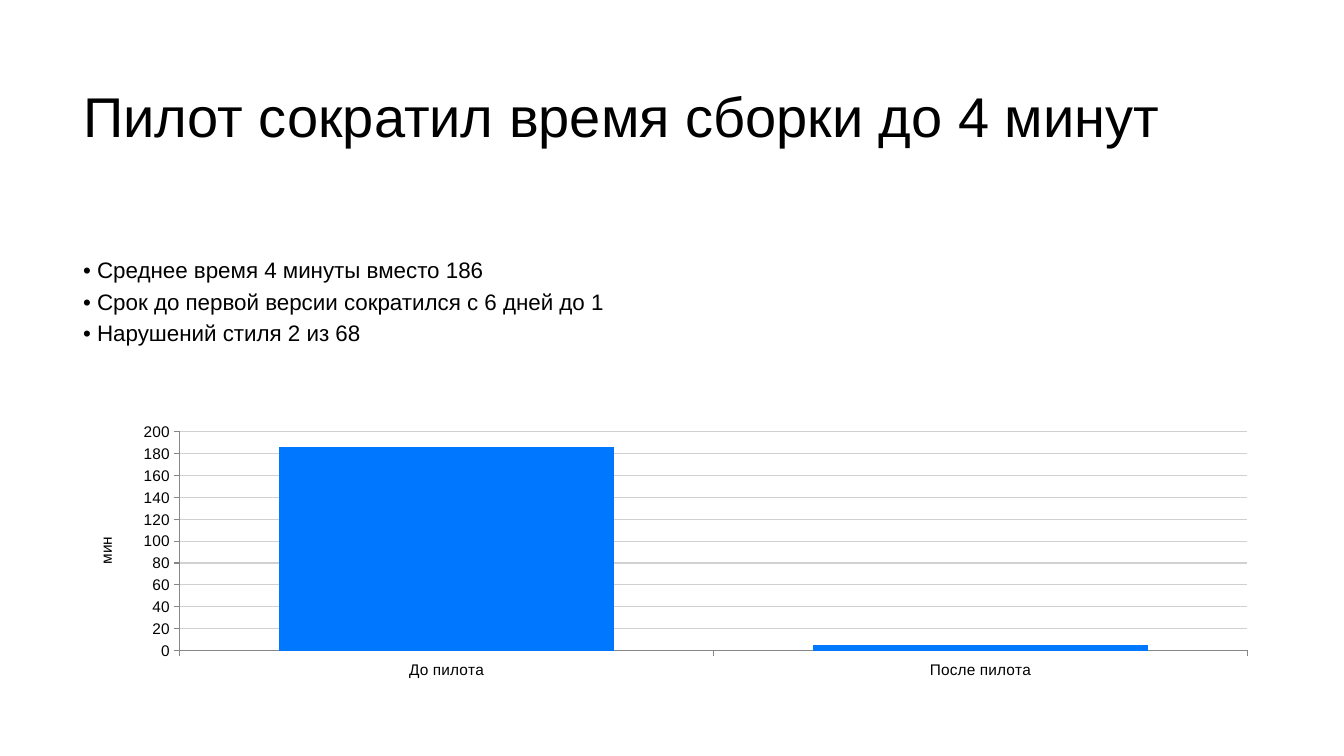
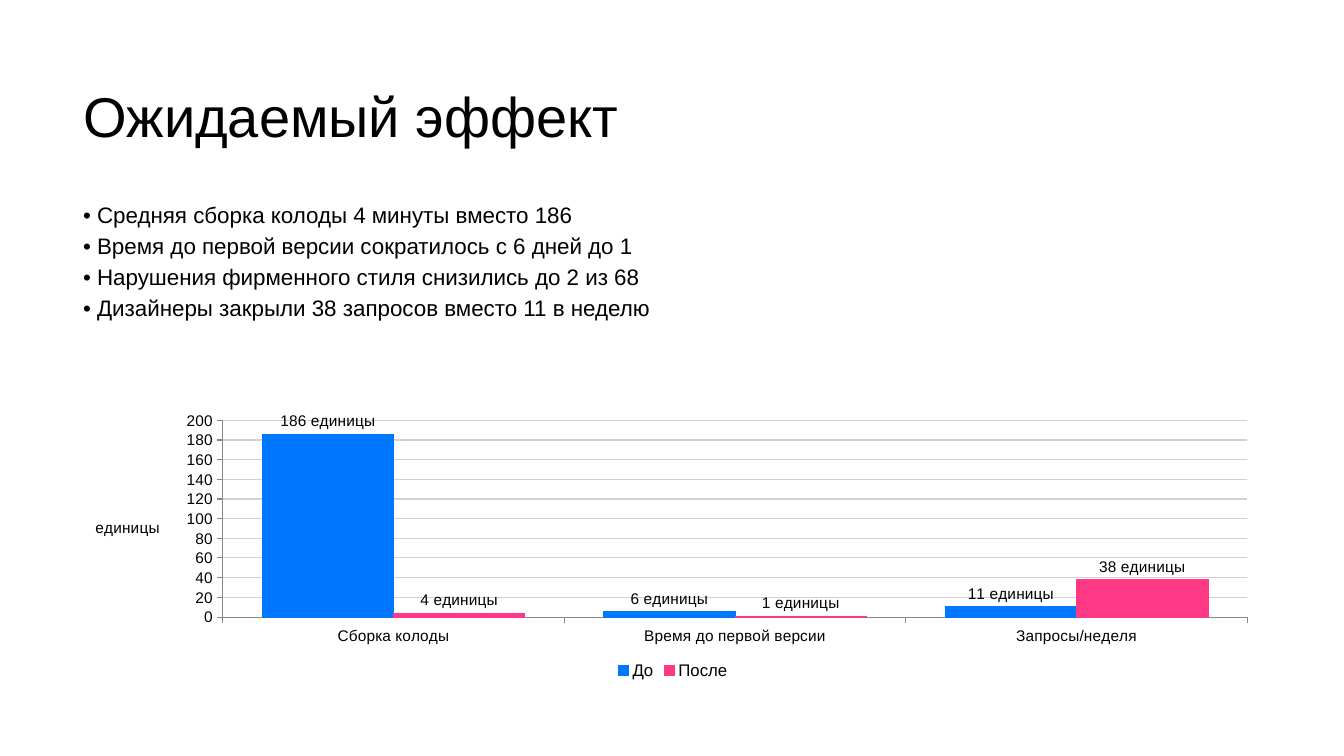
Before and after one commit to DiFoxenGit/-VKTechHackathon, a slide deck: slide 4 of samples/Шаблон_презентации_VK_Education__classic.pptx. Drawn at 1344x756 pixels with LibreOffice and Linux fonts; fonts in the diff are those of the drawing. Boxes give left, top, right and bottom in pixels: in the first picture for what was removed or moved away, otherwise in the second. Text is boxed around its words. In the diff, an @@ line names an element or a change of style, - is before the commit and + after.

```diff
--- a/samples/Шаблон_презентации_VK_Education__classic.pptx
+++ b/samples/Шаблон_презентации_VK_Education__classic.pptx
@@ text at (x1=83, y1=95, x2=618, y2=147): text changed @@
-Пилот сократил время сборки до 4 минут
+Ожидаемый эффект
@@ text at (x1=97, y1=206, x2=650, y2=321): text changed @@
-• Среднее время 4 минуты вместо 186
-• Срок до первой версии сократился с 6 дней до 1
-• Нарушений стиля 2 из 68
+• Средняя сборка колоды 4 минуты вместо 186
+• Время до первой версии сократилось с 6 дней до 1
+• Нарушения фирменного стиля снизились до 2 из 68
+• Дизайнеры закрыли 38 запросов вместо 11 в неделю
@@ column chart at (x1=75, y1=406, x2=1271, y2=684) @@
-categories: До пилота, После пилота
+categories: Сборка колоды, Время до первой версии, Запросы/неделя
-Series 1: 186, 4
+До: 186, 6, 11
@@ data labels of До added @@
+После: 4, 1, 38
@@ value axis title "мин" to "единицы" @@
@@ legend changed @@
@@ column chart resized from (x1=75, y1=417, x2=1271, y2=684) to (x1=75, y1=406, x2=1271, y2=684) @@
```
Also in this commit, not shown: 4 other slides changed, 2 slides added, 2 slides removed, 21 other files.
